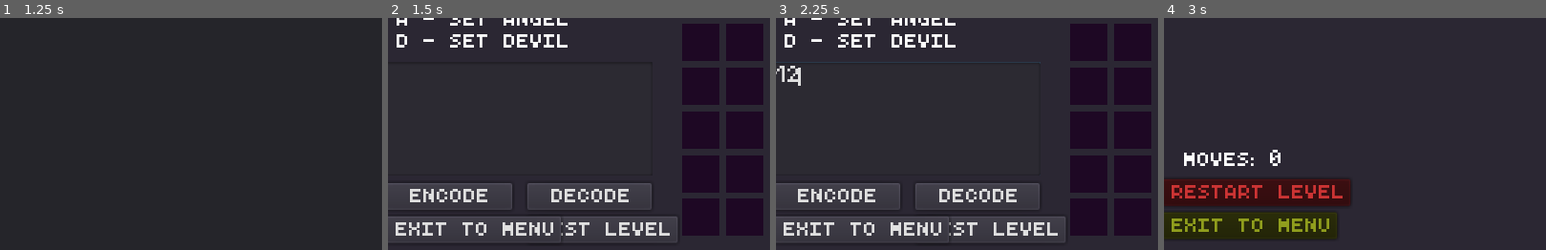
Above: before the commit, frames 1-4 (left to right).
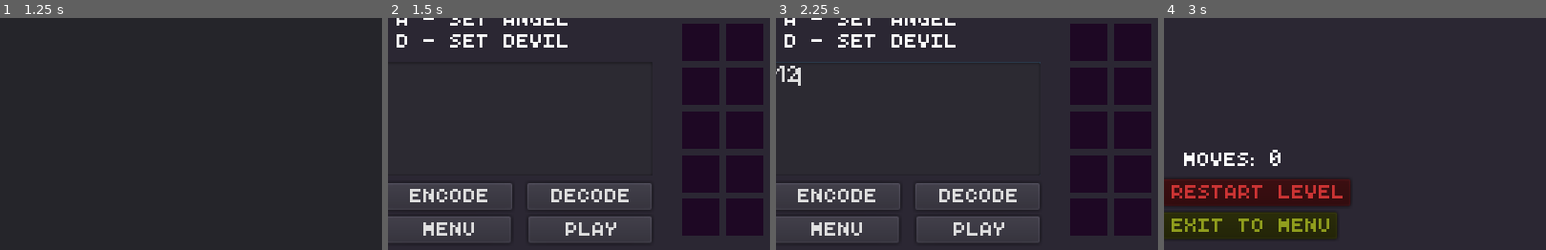
Above: after the commit, the same moments.

Repository: JRo-Robros/Angie-and-Monica
Game: Godot game, scene res://Title.tscn
Two runs of this game, one before a commit and one after it. Both use one fixed random seed, a clock stepped at 60 frames per second and the inputs below.
Inputs (mouse positions are % of the whole screen's width and height, from its top left):
- Up to frame 1 (1.25 s): tap Enter at 0.5 s; move the mouse to (72, 45) at 0.52 s; hold Right (ui_right) from 0.53 s (still down); click (72, 45) at 0.67 s
- Up to frame 2 (1.5 s): release Right (ui_right) at 1.25 s; click "Level Editor" at 1.25 s
- Up to frame 3 (2.25 s): click (20, 71) at 2.02 s; type "12" at 2.1 s
- Up to frame 4 (3 s): click "Test Level" (after the commit: "Play") at 2.75 s
The pictures show only the part of the screen within x 2-52%, y 50-100%; the shares and areas given below are measured in that part.

Frame 1 is identical in both runs. In frame 2, 2.2% of the frame differs, in the area x 2-76%, y 85-97%; in frame 3, 2.2%; in frame 4, nothing differs.

Commit message:
Fixed Button Labels In Editor

Diff:
--- a/Editor.tscn
+++ b/Editor.tscn
@@ -105,7 +105,7 @@
 margin_top = 323.0
 margin_right = 213.0
 margin_bottom = 343.0
-text = "Test Level"
+text = "Play"
 __meta__ = {
 "_edit_use_anchors_": false
 }
@@ -115,7 +115,7 @@
 margin_top = 323.0
 margin_right = 107.0
 margin_bottom = 343.0
-text = "Exit To Menu"
+text = "Menu"
 __meta__ = {
 "_edit_use_anchors_": false
 }
